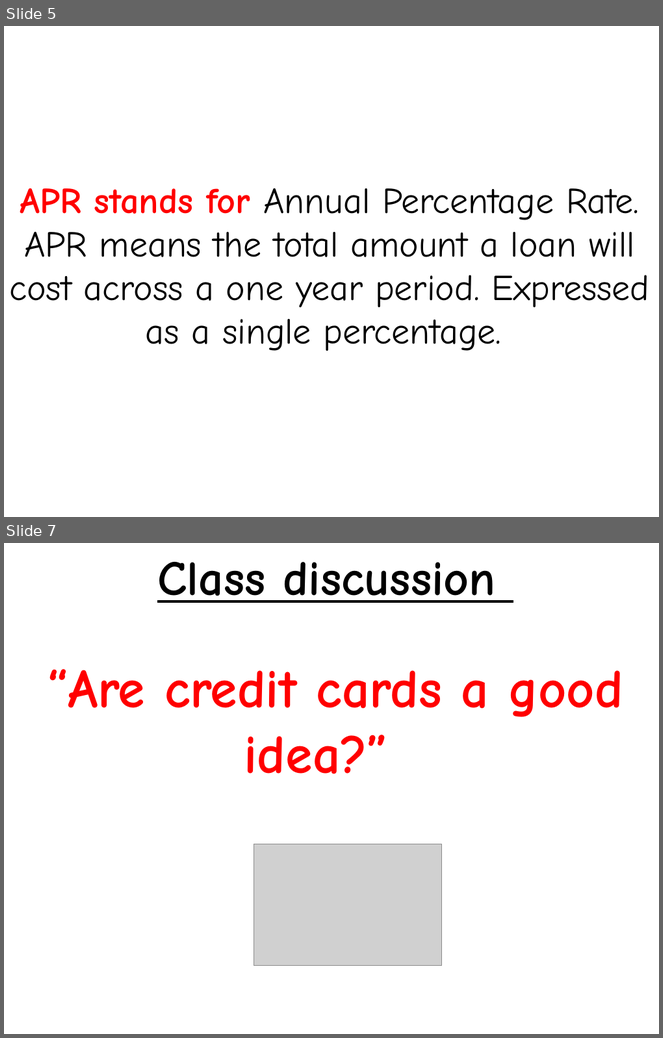
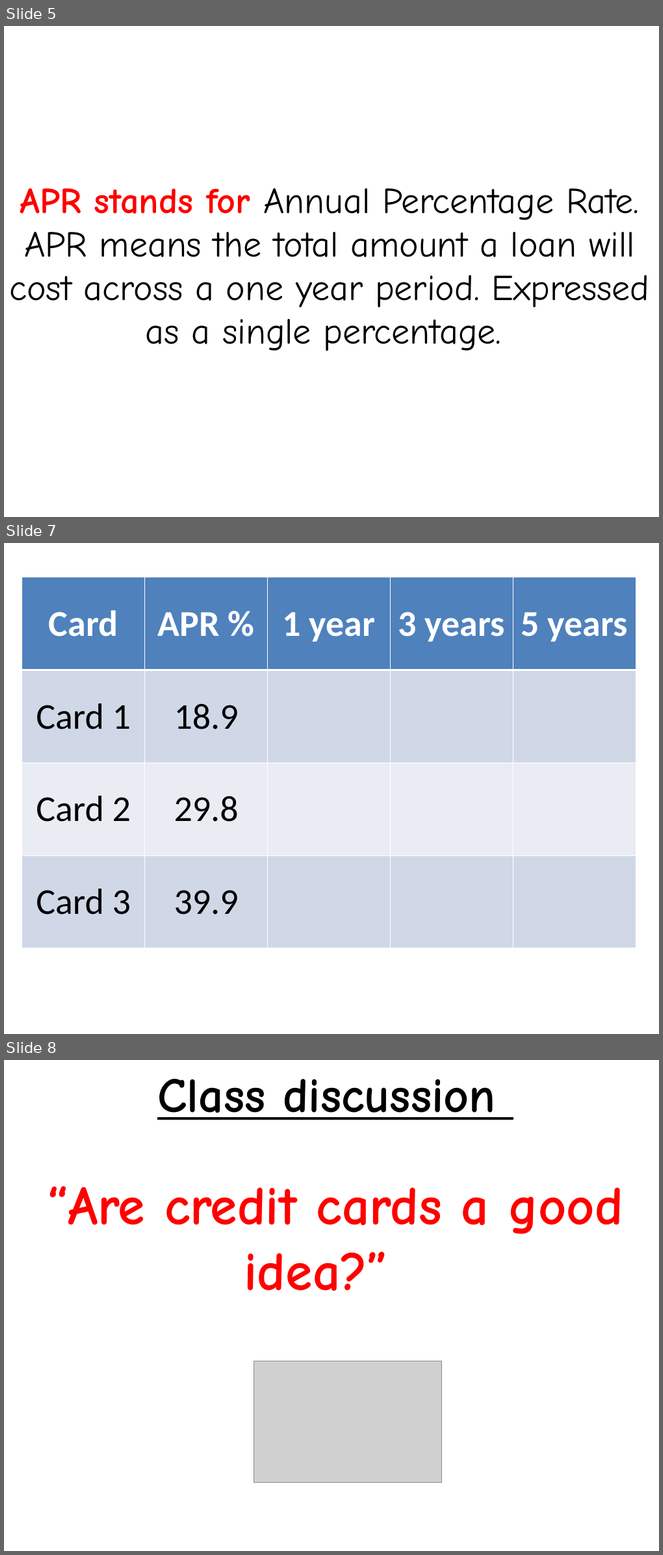
Before and after one commit to paulcockram7/paulcockram7.github.io, a slide deck: 15finance/02 Credit Cards.pptx. Shown one above the other, each under a label of ours: slides 5 and 7 before the commit, slides 5, 7 and 8 after it; the slides between them are not shown. The pictures are 663x1038 and 663x1555 pixels, drawn with LibreOffice and Linux fonts; fonts in the diff are those of the drawing; grey boxes stand for pictures. Boxes give left, top, right and bottom in pixels: in the first picture for what was removed or moved away, otherwise in the second. Text is boxed around its words. In the diff, an @@ line names an element or a change of style, - is before the commit and + after.

```diff
--- a/15finance/02 Credit Cards.pptx
+++ b/15finance/02 Credit Cards.pptx
@@ slide 7 added at box(4, 543, 659, 1034), background #FFFFFF @@
@@ table added at box(22, 577, 635, 949), 4 rows, 5 columns @@
+Card | APR % | 1 year | 3 years | 5 years
+Card 1 | 18.9 |  |  | 
+Card 2 | 29.8 |  |  | 
+Card 3 | 39.9 |  |  | 
@@ what was slide 7 is now slide 8 @@
```
Also in this commit, not shown: 2 slides changed, 7 other files.
